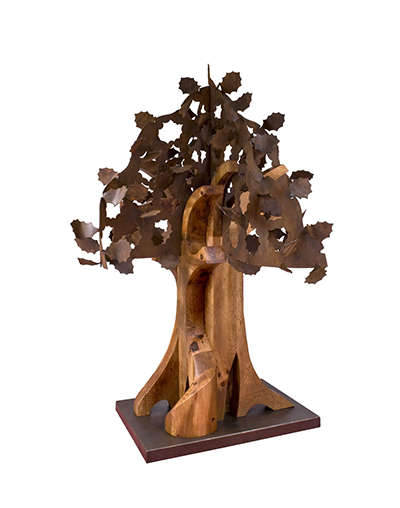
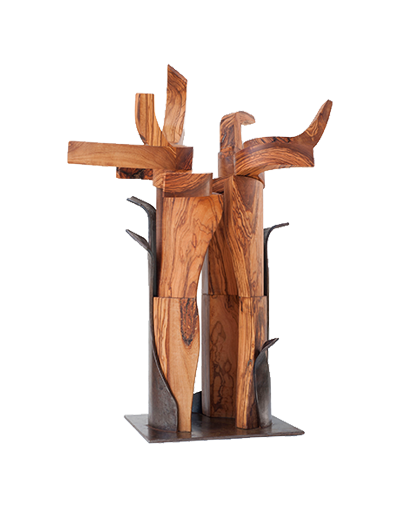
The second 400×508 image is a revision of the first. Changes to its layers:
added layer "Layer 1" above "Con fé y libertad" over [67, 63, 334, 445]
hid "viejo_encino_desnudo" over [67, 62, 335, 466]
